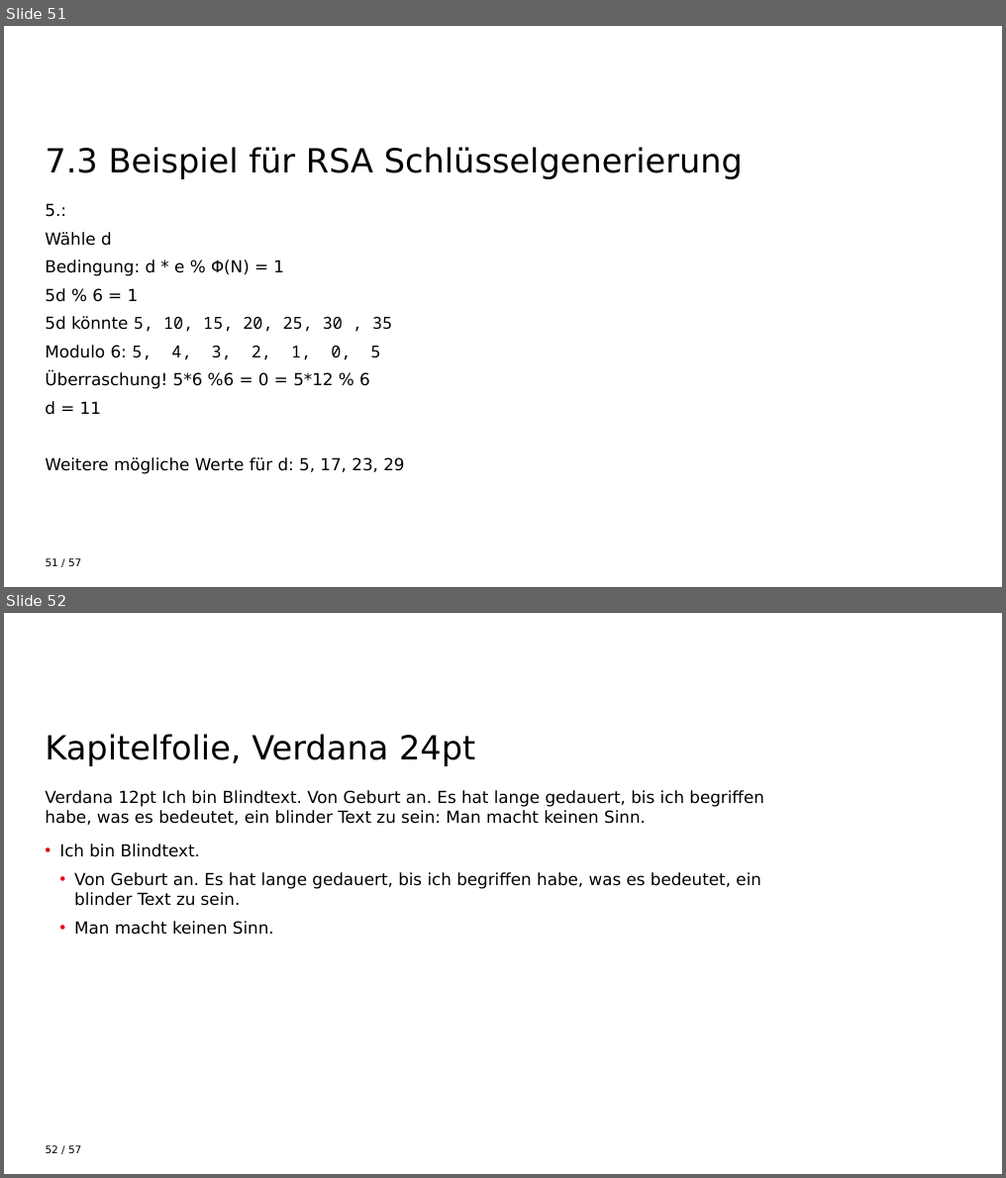
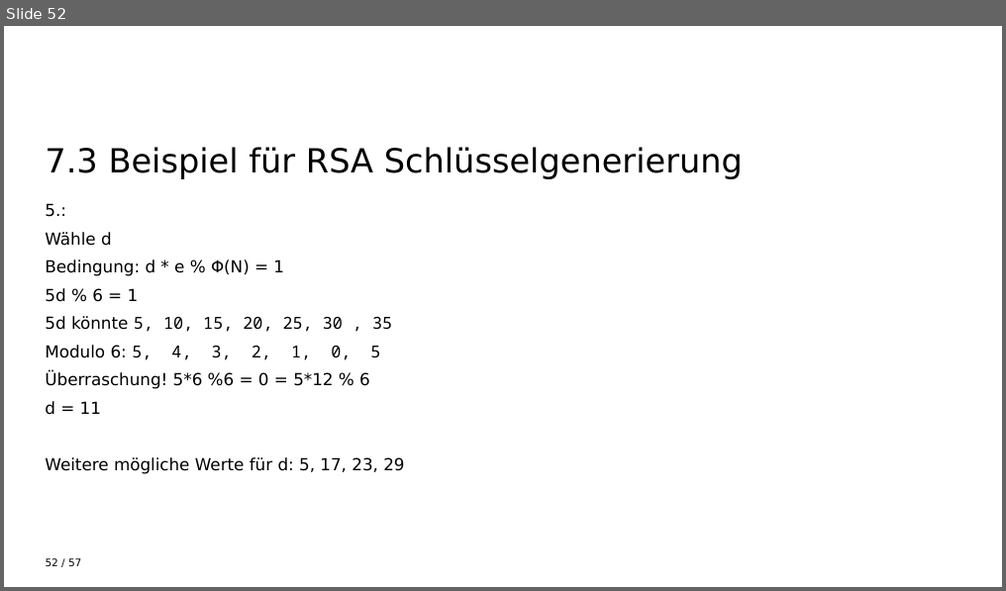
Before and after one commit to Sweet-Lunalotl/bootcamp, a slide deck: alles was kein code ist/Vortrag Algorithmen/gaengige_algorithmen_luna_bruentrup.pptx. Shown one above the other, each under a label of ours: slides 51 and 52 before the commit, slide 52 after it. The pictures are 1006x1178 and 1006x591 pixels, drawn with LibreOffice and Linux fonts; fonts in the diff are those of the drawing; background and template pictures are left out. Boxes give left, top, right and bottom in pixels: in the first picture for what was removed or moved away, otherwise in the second. Text is boxed around its words. In the diff, an @@ line names an element or a change of style, - is before the commit and + after.

```diff
--- a/alles was kein code ist/Vortrag Algorithmen/gaengige_algorithmen_luna_bruentrup.pptx
+++ b/alles was kein code ist/Vortrag Algorithmen/gaengige_algorithmen_luna_bruentrup.pptx
@@ slide 52 removed at (x1=4, y1=613, x2=1002, y2=1174), background #FFFFFF @@
@@ title removed at (x1=45, y1=734, x2=475, y2=766) @@
-Kapitelfolie, Verdana 24pt
@@ text removed at (x1=45, y1=790, x2=764, y2=825) @@
-Verdana 12pt Ich bin Blindtext. Von Geburt an. Es hat lange gedauert, bis ich begriffen habe, was es bedeutet, ein blinder Text zu sein: Man macht keinen Sinn.
@@ text removed at (x1=59, y1=844, x2=761, y2=935) @@
-    • Ich bin Blindtext.
-      • Von Geburt an. Es hat lange gedauert, bis ich begriffen habe, was es bedeutet, ein blinder Text zu sein.
-      • Man macht keinen Sinn.
@@ page number removed at (x1=46, y1=1146, x2=81, y2=1154) @@
-52 / 57
@@ what was slide 51 is now slide 52 @@
@@ page number at (x1=46, y1=559, x2=81, y2=567): text changed @@
-51 / 57
+52 / 57
```
Also in this commit, not shown: 6 slides changed, 1 slide added, 11 other files.
